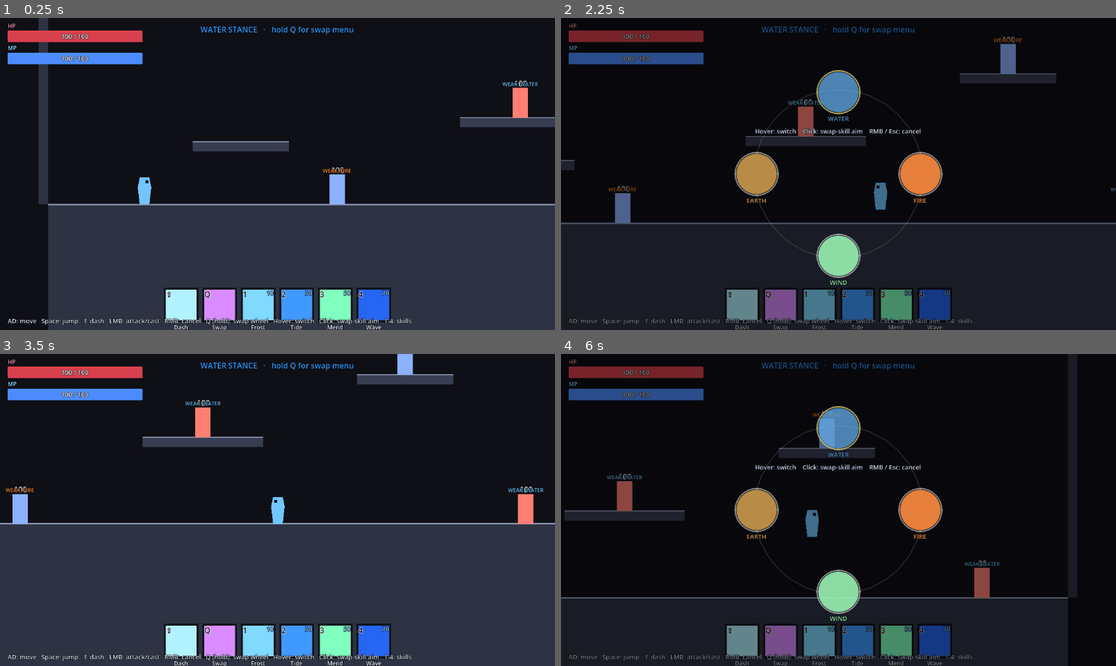
Above: before the commit, frames 1-4 (two rows, left to right).
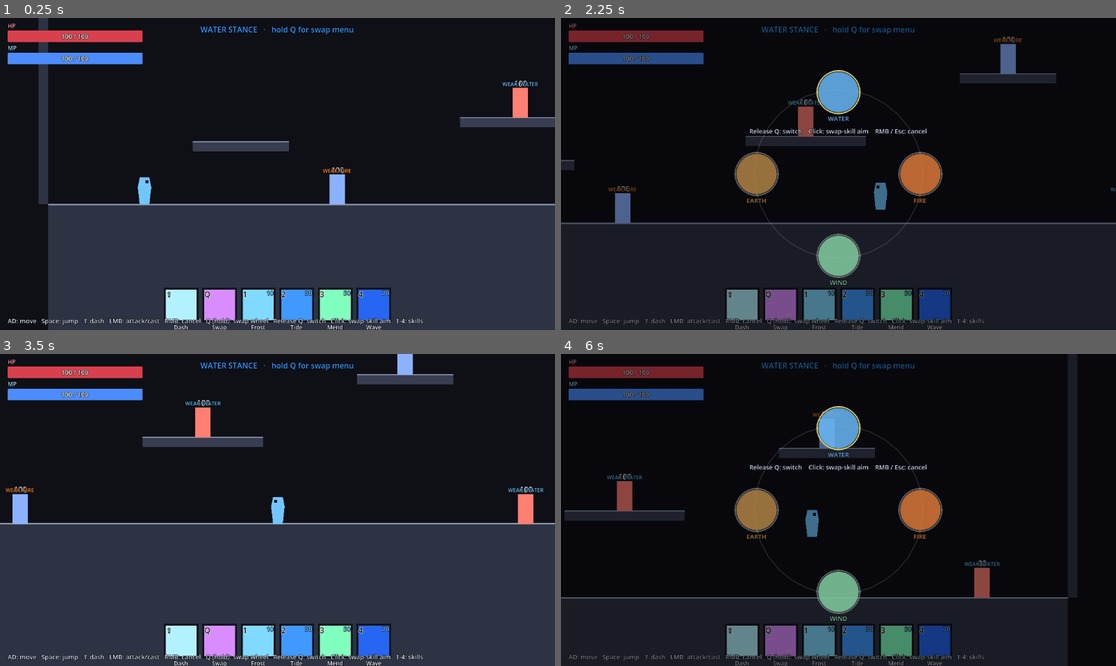
Above: after the commit, the same moments.

Repository: popcaf/achildspiritmechanicedemo
Game: Godot game, scene res://scenes/test_map.tscn
The game is run twice, just before and just after one commit, with the same random seed, the same clock (stepped at 60 frames per second) and the same inputs.
Inputs (mouse positions are in pixels of both pictures, inside the frame that each line leads up to):
- Up to frame 1 (0.25 s): no input
- Up to frame 2 (2.25 s): move the mouse to (960, 158) at 0.52 s; hold D (move_right) 0.53-2.03 s; click (960, 158) at 0.6 s; tap Space (jump) at 0.77, 1.07, 1.52, 1.82 s; tap Shift (dash) at 0.8, 1.35 s; move the mouse to (727, 189) at 1.27 s; click (727, 189) at 1.42 s; tap Q (stance_toggle) at 1.55 s; move the mouse to (894, 105) at 2.02 s; hold A (move_left) from 2.03 s (still down); hold Q (stance_toggle) from 2.03 s (still down); click (894, 105) at 2.17 s
- Up to frame 3 (3.5 s): tap Space (jump) at 2.3 s; release A (move_left) at 2.75 s; release Q (stance_toggle) at 2.75 s; click "WATER" at 2.75 s
- Up to frame 4 (6 s): move the mouse to (810, 572) at 3.52 s; hold D (move_right) 3.53-5.03 s; tap Space (jump) at 3.6, 3.77, 4.07, 4.52, 4.82, 5.27, 5.57 s; click (810, 572) at 3.8 s; move the mouse to (1005, 556) at 4.27 s; click (1005, 556) at 4.35 s; tap Shift (dash) at 4.55, 5.1 s; move the mouse to (672, 463) at 5.02 s; hold A (move_left) 5.03-5.78 s; click (672, 463) at 5.17 s; tap Q (stance_toggle) at 5.3 s; move the mouse to (866, 510) at 5.77 s; hold D (move_right) from 5.78 s (still down); hold Q (stance_toggle) from 5.78 s (still down); click (866, 510) at 5.92 s

The runs differ from the first frame. In frame 1, 0.3% of the frame differs, in the area x 49-77%, y 95-99%; in frame 2, 3.9%, in the area x 31-77%, y 16-99%; in frame 3, 0.3%; in frame 4, 3.7%.

Commit message:
Version 0.0.3f

Diff:
--- a/scenes/hud.tscn
+++ b/scenes/hud.tscn
@@ -155,7 +155,7 @@
 offset_top = -28.0
 offset_right = 880.0
 offset_bottom = -8.0
-text = "AD: move   Space: jump   ⇧ dash   LMB: attack/cast   RMB: cancel   Q (hold): swap wheel   Hover: switch   Click: swap-skill aim   1-4: skills"
+text = "AD: move   Space: jump   ⇧ dash   LMB: attack/cast   RMB: cancel   Q (hold): swap wheel   Release Q: switch   Click: swap-skill aim   1-4: skills"
 theme_override_colors/font_color = Color(0.85, 0.88, 0.95, 1)
 theme_override_colors/font_outline_color = Color(0, 0, 0, 1)
 theme_override_constants/outline_size = 3
--- a/scripts/swap_aimer.gd
+++ b/scripts/swap_aimer.gd
@@ -93,7 +93,7 @@
 	_hub.add_child(_title)
 
 	_hint = Label.new()
-	_hint.text = "Hover: switch    Click: swap-skill aim    RMB / Esc: cancel"
+	_hint.text = "Release Q: switch    Click: swap-skill aim    RMB / Esc: cancel"
 	_hint.horizontal_alignment = HORIZONTAL_ALIGNMENT_CENTER
 	_hint.anchor_left = 0.5
 	_hint.anchor_right = 0.5
@@ -172,8 +172,6 @@
 	btn.offset_right = ox + ICON_RADIUS + 4.0
 	btn.offset_top = oy - ICON_RADIUS - 4.0
 	btn.offset_bottom = oy + ICON_RADIUS + 26.0
-	btn.mouse_entered.connect(_on_icon_mouse_entered.bind(idx))
-	btn.mouse_exited.connect(_on_icon_mouse_exited.bind(idx))
 	btn.pressed.connect(_on_icon_pressed.bind(idx))
 
 	var color: Color = data.get("color", Color.WHITE)
@@ -236,34 +234,48 @@
 			continue
 		var idx: int = int(icon.get_meta("stance_idx", -1))
 		var is_current: bool = idx == _current_stance
+		var is_hovered: bool = idx == _hover_idx
 		icon.mouse_default_cursor_shape = Control.CURSOR_POINTING_HAND
 
 		var ring: Panel = icon.get_node_or_null("Ring")
 		if ring:
 			var rs: StyleBoxFlat = ring.get_theme_stylebox("panel")
 			if rs:
-				rs.border_color = (
-					Color(1.0, 0.95, 0.45, 1.0) if is_current else Color(1, 1, 1, 0.55)
-				)
-
-		if is_current:
-			icon.modulate = Color(0.85, 0.85, 0.9, 0.85)
+				if is_current:
+					rs.border_color = Color(1.0, 0.95, 0.45, 1.0)
+					rs.set_border_width_all(RING_THICKNESS)
+				elif is_hovered:
+					rs.border_color = Color(0.55, 0.95, 1.0, 1.0)
+					rs.set_border_width_all(RING_THICKNESS + 2)
+				else:
+					rs.border_color = Color(1, 1, 1, 0.45)
+					rs.set_border_width_all(RING_THICKNESS)
+
+		if is_hovered:
+			icon.modulate = Color(1.18, 1.18, 1.22, 1.0)
+		elif is_current:
+			icon.modulate = Color(0.92, 0.92, 0.96, 0.95)
 		else:
-			icon.modulate = Color(1.0, 1.0, 1.0, 1.0)
-
-
-func _on_icon_mouse_entered(idx: int) -> void:
+			icon.modulate = Color(0.85, 0.85, 0.9, 0.95)
+
+
+func _process(_delta: float) -> void:
 	if not _active:
 		return
-	_hover_idx = idx
-	if idx == _current_stance:
-		return
-	stance_selected.emit(idx, false)
-
-
-func _on_icon_mouse_exited(idx: int) -> void:
-	if _hover_idx == idx:
-		_hover_idx = -1
+	var found: int = _icon_under_mouse()
+	if found != _hover_idx:
+		_hover_idx = found
+		_refresh_icon_states()
+
+
+func _icon_under_mouse() -> int:
+	for icon in _icons:
+		if not is_instance_valid(icon):
+			continue
+		var btn: Button = icon
+		if btn.get_global_rect().has_point(btn.get_global_mouse_position()):
+			return int(btn.get_meta("stance_idx", -1))
+	return -1
 
 
 func _on_icon_pressed(idx: int) -> void:
@@ -279,6 +291,9 @@
 		swap_cancelled.emit()
 		return
 	if event.is_action_released("stance_toggle"):
+		# Commit the previewed stance on Q release.
+		if _hover_idx != -1 and _hover_idx != _current_stance:
+			stance_selected.emit(_hover_idx, false)
 		swap_cancelled.emit()
 		return
 	if event is InputEventMouseButton and event.pressed and event.button_index == MOUSE_BUTTON_RIGHT:
